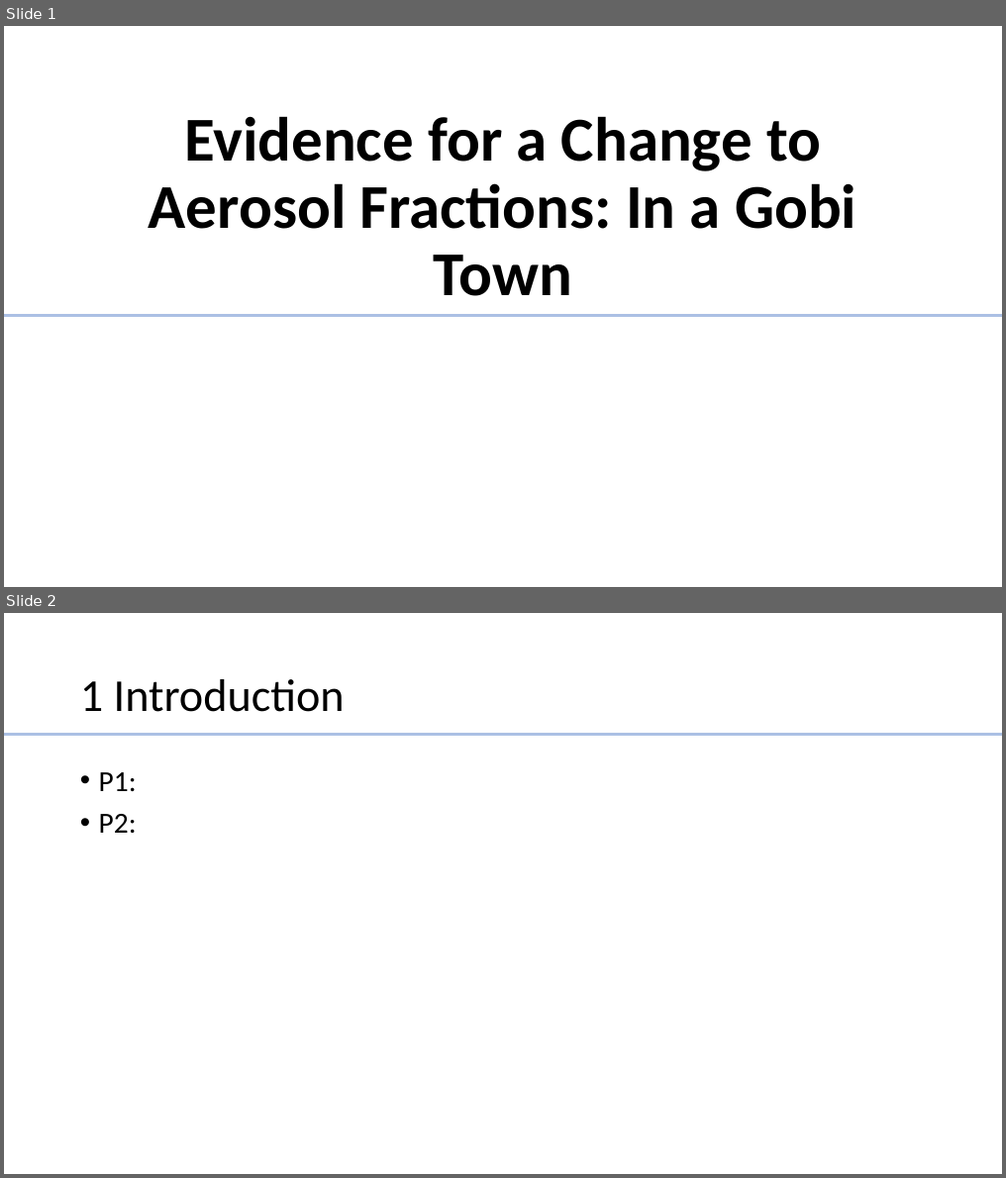
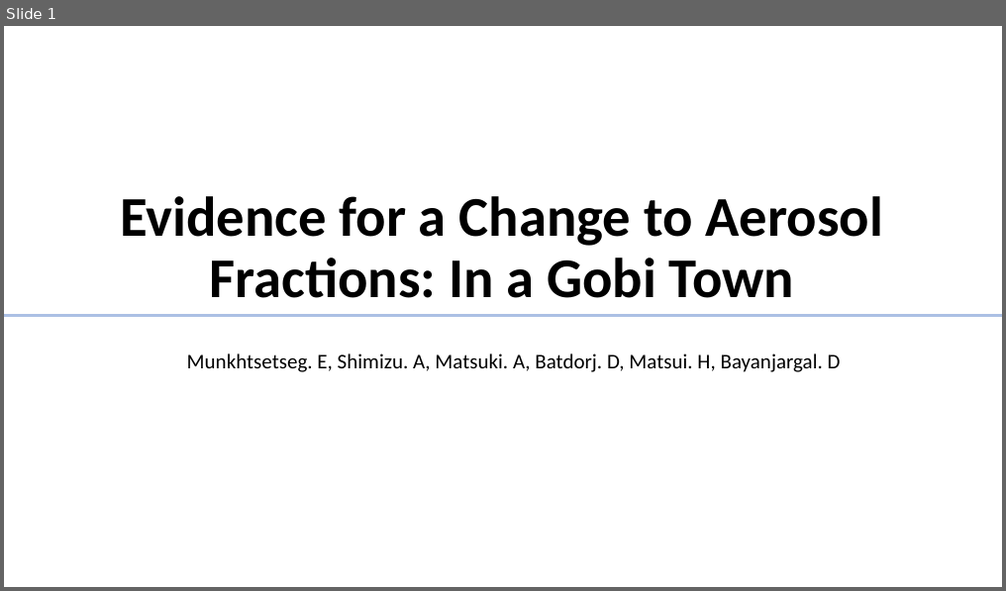
Before and after one commit to EmouAcademy/PM-manuscript, a slide deck: visuals/ppt_presentation.pptx. Shown one above the other, each under a label of ours: slides 1 and 2 before the commit, slide 1 after it. The pictures are 1006x1178 and 1006x591 pixels, drawn with LibreOffice and Linux fonts; fonts in the diff are those of the drawing. Boxes give left, top, right and bottom in pixels: in the first picture for what was removed or moved away, otherwise in the second. Text is boxed around its words. In the diff, an @@ line names an element or a change of style, - is before the commit and + after.

```diff
--- a/visuals/ppt_presentation.pptx
+++ b/visuals/ppt_presentation.pptx
@@ slide 2 removed at box(4, 613, 1002, 1174), background #FFFFFF @@
@@ title removed at box(80, 679, 345, 712) @@
-1 Introduction
@@ line removed from (1002, 735) to (4, 735) @@
@@ text removed at box(99, 772, 137, 834) @@
-• P1:
-• P2:
@@ slide 1 changed as well @@
@@ title "Evidence for a Change to ...": place and size @@
-title "Evidence for a Change to ..." at box(149, 116, 856, 296)
+title "Evidence for a Change to ..." at box(120, 196, 883, 298)
@@ title "Evidence for a Change to ..." at box(120, 196, 883, 298): size 60 to 54 pt @@
@@ text added at box(187, 354, 841, 372), 20 pt, text #000000 @@
+Munkhtsetseg. E, Shimizu. A, Matsuki. A, Batdorj. D, Matsui. H, Bayanjargal. D
```
Also in this commit, not shown: 10 other slides changed, 6 slides added, 4 other slides removed, 23 other files.
